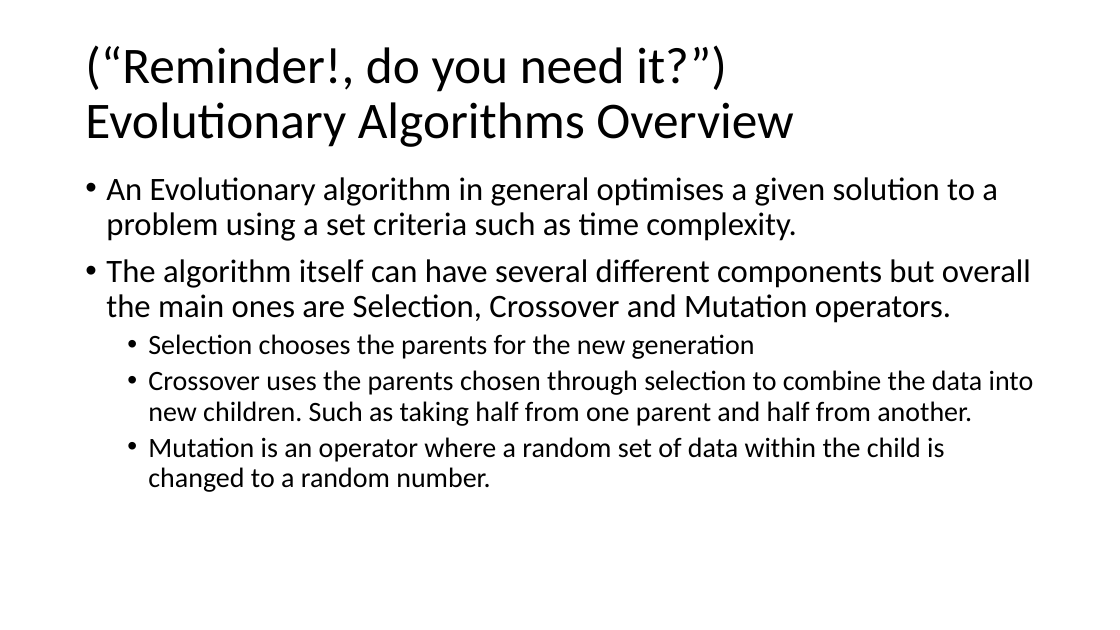
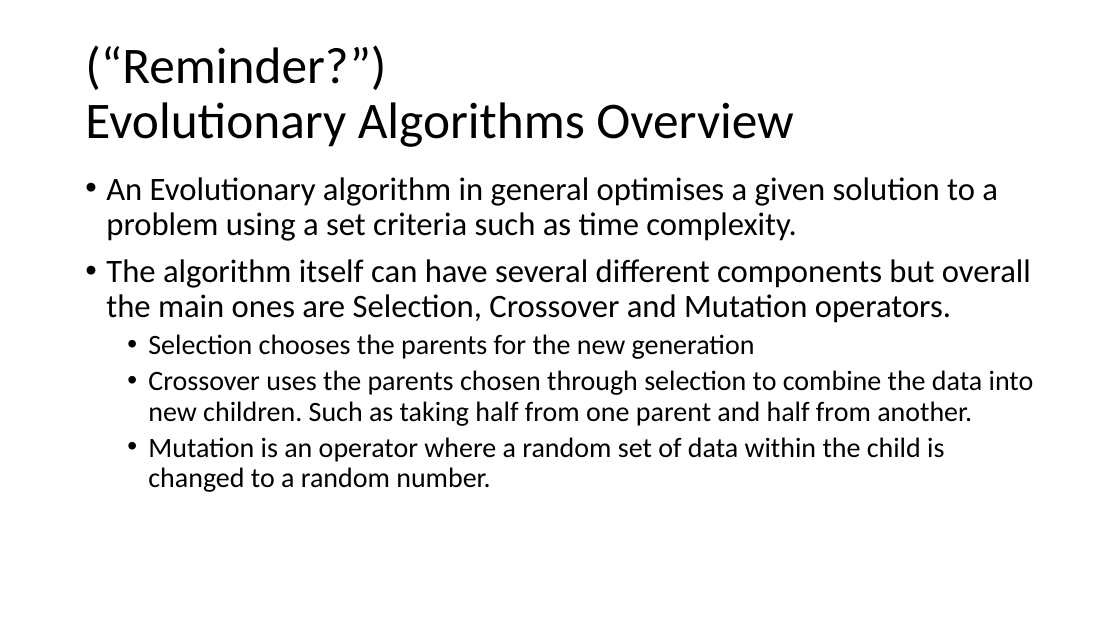
Before and after one commit to jonster100/Dissertation-, a slide deck: slide 3 of Documentation/Genetic-Cars-Simulation-presentation.odp. Drawn at 1120x630 pixels with LibreOffice and Linux fonts; fonts in the diff are those of the drawing. Boxes give left, top, right and bottom in pixels: in the first picture for what was removed or moved away, otherwise in the second. Text is boxed around its words. In the diff, an @@ line names an element or a change of style, - is before the commit and + after.

```diff
--- a/Documentation/Genetic-Cars-Simulation-presentation.odp
+++ b/Documentation/Genetic-Cars-Simulation-presentation.odp
@@ title at [85, 45, 793, 147]: text changed @@
-(“Reminder!, do you need it?”)
-Evolutionary Algorithms Overview
+(“Reminder?”)
+Evolutionary Algorithms Overview
```
Also in this commit, not shown: 6 other slides changed, 12 other files.
